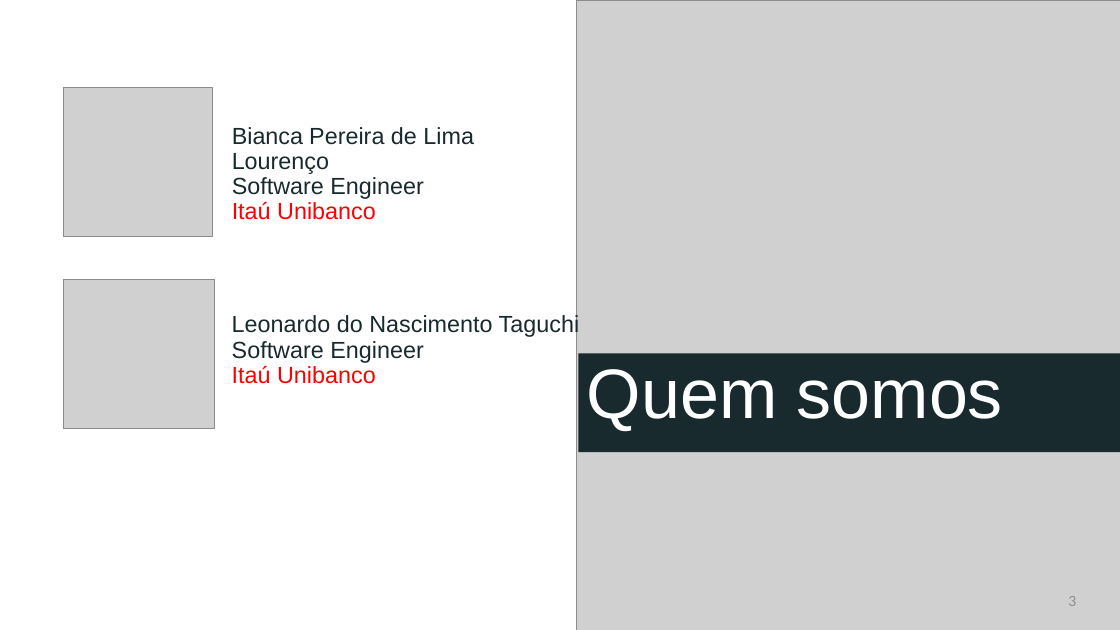
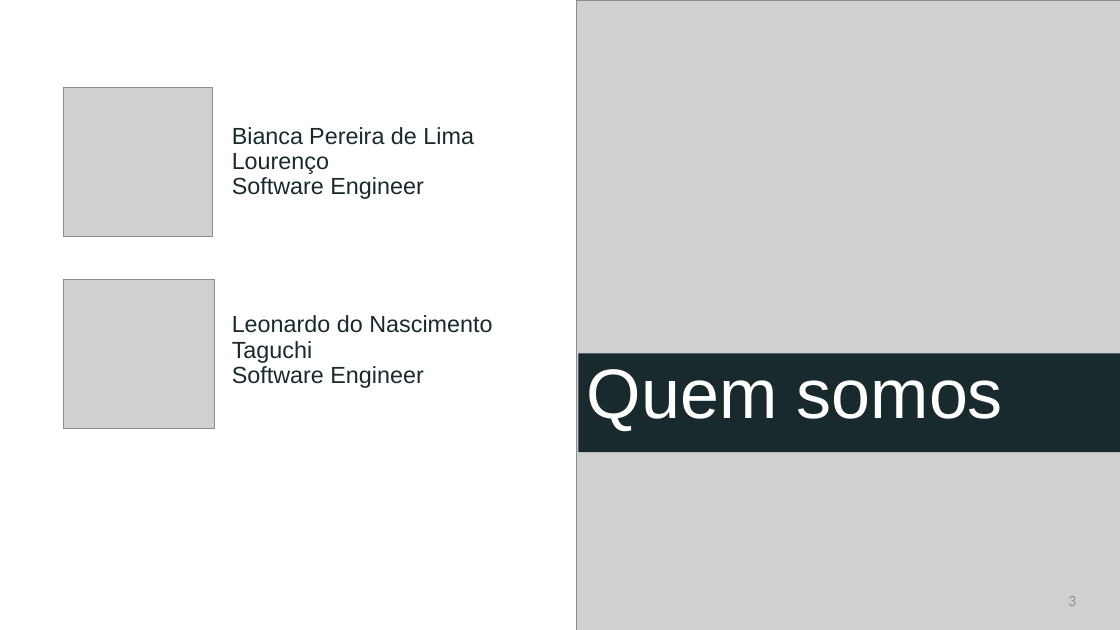
Before and after one commit to devbiadlima/pdd-analytics-etl, a slide deck: slide 3 of apresentacao/Apresentação.pptx. Drawn at 1120x630 pixels with LibreOffice and Linux fonts; fonts in the diff are those of the drawing; grey boxes stand for pictures. Boxes give left, top, right and bottom in pixels: in the first picture for what was removed or moved away, otherwise in the second. Text is boxed around its words. In the diff, an @@ line names an element or a change of style, - is before the commit and + after.

```diff
--- a/apresentacao/Apresentação.pptx
+++ b/apresentacao/Apresentação.pptx
@@ text at (x1=232, y1=201, x2=376, y2=220): paragraph removed @@
-Itaú Unibanco
@@ text at (x1=232, y1=365, x2=376, y2=384): paragraph removed @@
-Itaú Unibanco
```
Also in this commit, not shown: 1 other slide changed, 17 slides added, 4 slides removed, 1 other file.
